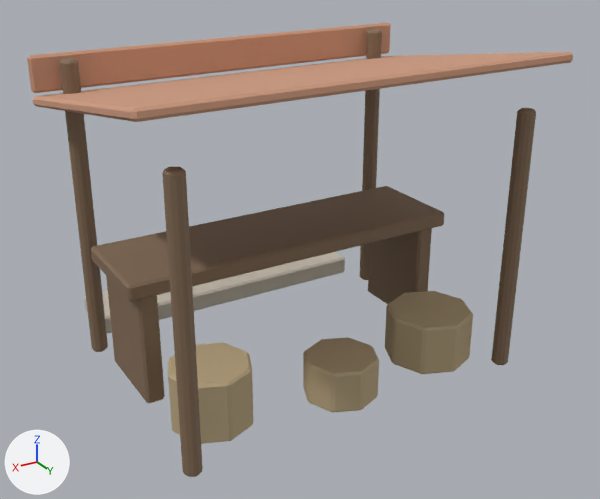
Before and after pictures for a commit that changed the Blender file assets/Source/Blender/Production/MweziQuarter_V1/TC_ENV_MarketStall_V1.blend.
Before and after are seen from a 50 mm camera at (2.92, 4.92, 3.36) aimed at (-0.07, -0.07, 0.87). Every picture has the same lights, and +X, +Y and +Z are marked at lower left. The picture after the commit comes second.

The scene before the commit, as lines of its bpy script (objects in view):
```python
mat_tc_mat_stalltimber = principled_material('TC_MAT_StallTimber')
mat_tc_mat_stalltimber.base_color = (0.224, 0.145, 0.0863)  # brown #826a53
mat_tc_mat_stalltimber.roughness = 0.7
me_cylinder = bpy.data.meshes.new('Cylinder')
me_cylinder.from_pydata(...)  # 432 vertices, 458 faces; spans x -1.55..1.55, y -1.6..1.04, z 0.0..2.38
# faces by material slot: [230, 52, 150, 26]
me_cylinder.materials.append(mat_tc_mat_stalltimber)  # brown #826a53
me_cylinder.materials.append(mat_tc_mat_stallcloth)  # brown #ce9a7f
me_cylinder.materials.append(mat_tc_mat_stallbasket)  # beige #b8a581
me_cylinder.materials.append(mat_tc_mat_stallstone)  # light grey #c5bdae
ob_tc_env_marketstall_v1 = bpy.data.objects.new('TC_ENV_MarketStall_V1', me_cylinder)
ob_tc_env_marketstall_v1.location = (0.0, 0.0, 0.0)
```
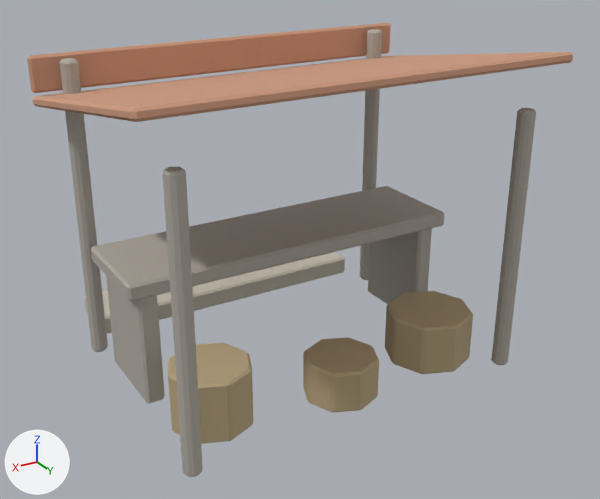
Edits to the bpy script that builds the scene:
```text
Change mat_tc_mat_stalltimber:
    mat_tc_mat_stalltimber.base_color: (0.224, 0.145, 0.0863) -> (0.435, 0.4, 0.353)  # brown #826a53 -> grey #b0aaa0
```

Changed parts and their boxes [x1, y1, x2, y2] in the pictures (600 x 499 px):
'TC_ENV_MarketStall_V1', recoloured (brown to grey)
    both: [57, 26, 536, 477]
